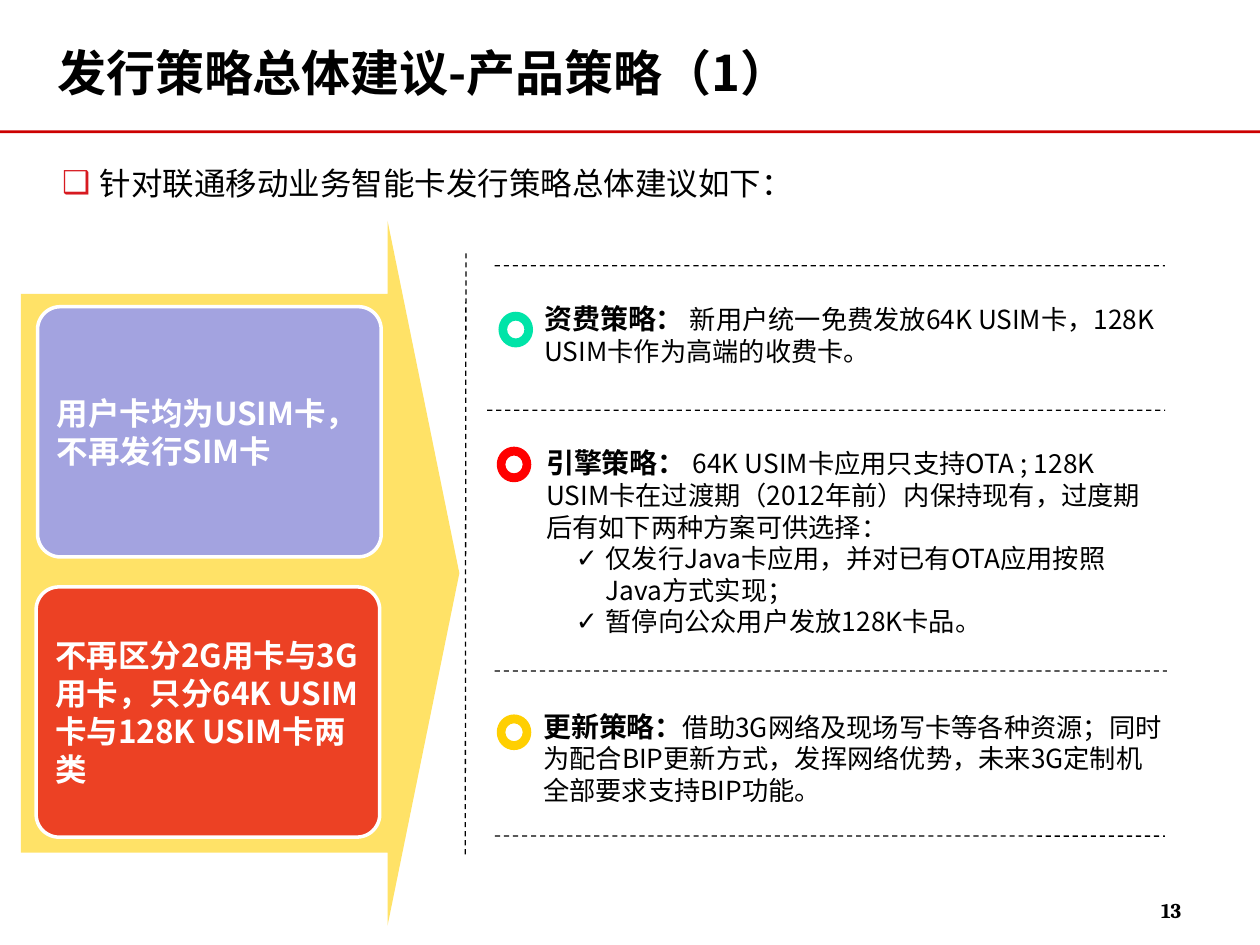
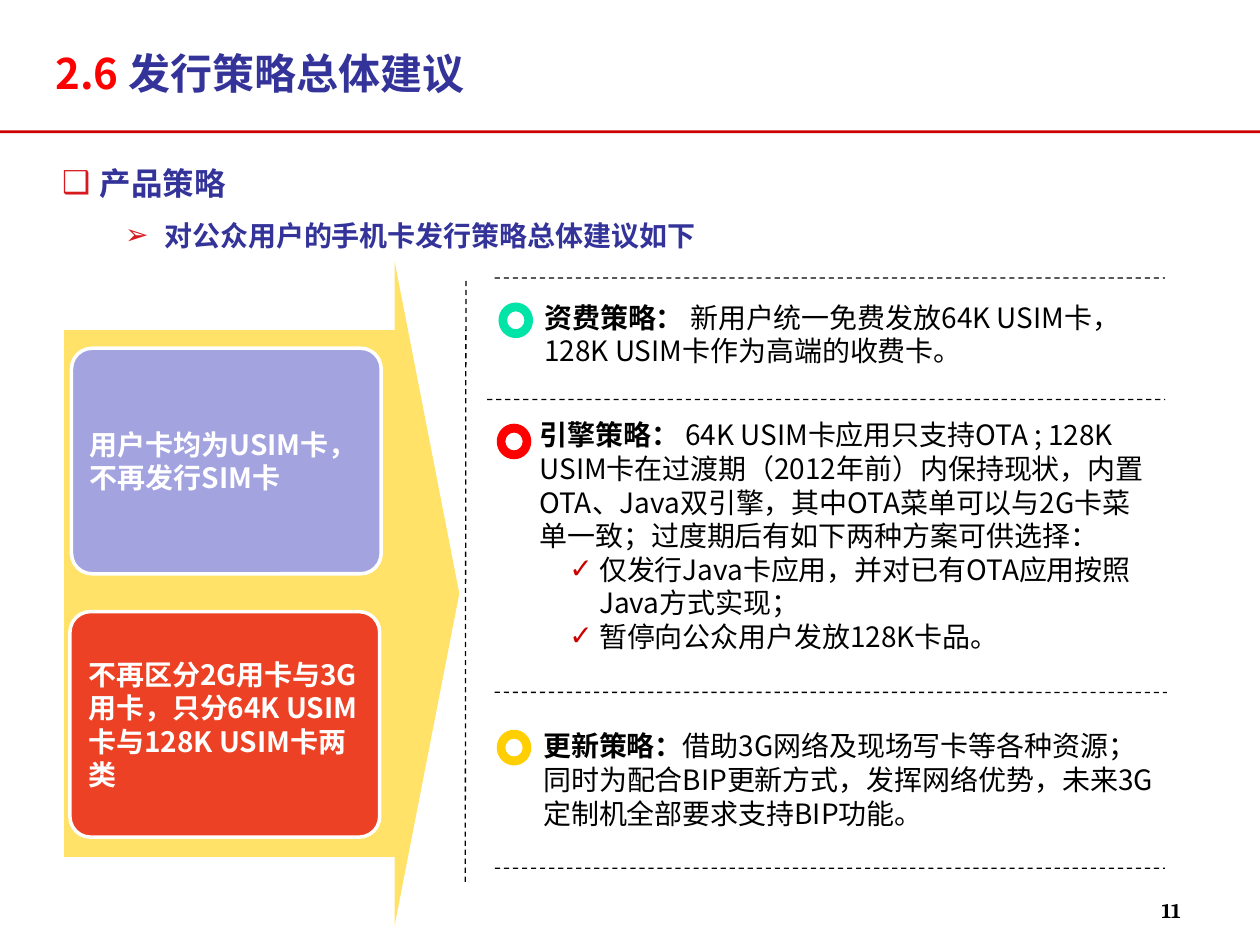
Before and after one commit to momo1101/unicardsrch, a slide deck: slide 11 of 软课题文本/软课题-中国联通电信卡业务及策略研究.ppt (slide 13 before the commit). Drawn at 1260x945 pixels with LibreOffice and Linux fonts; fonts in the diff are those of the drawing; background and template pictures are left out. Boxes give left, top, right and bottom in pixels: in the first picture for what was removed or moved away, otherwise in the second. Text is boxed around its words. In the diff, an @@ line names an element or a change of style, - is before the commit and + after.

```diff
--- a/软课题文本/软课题-中国联通电信卡业务及策略研究.ppt
+++ b/软课题文本/软课题-中国联通电信卡业务及策略研究.ppt
@@ text at <box>55,53,464,93</box>: text changed; size 28 to 24 pt; text colour #000000 to #333399 @@
-发行策略总体建议-产品策略（1）
+2.6 发行策略总体建议
@@ text at <box>100,168,696,249</box>: text changed; size 18 to 16 pt; text colour #000000 to #333399; bold on @@
-❑ 针对联通移动业务智能卡发行策略总体建议如下：
+❑ 产品策略
+  ➢ 对公众用户的手机卡发行策略总体建议如下
@@ right arrow: place and size @@
-right arrow at <box>21,220,460,925</box>
+right arrow at <box>64,262,460,926</box>
@@ line moved from (466, 253) - (465, 857) to (466, 281) - (465, 885) @@
@@ line moved from (495, 266) - (1166, 266) to (495, 278) - (1166, 278) @@
@@ text "资费策略： 新用户统一免费发放64K USIM卡，128K USIM卡作为高端的收费卡。" at <box>544,304,1120,364</box>: size 15 to 16 pt in "新用户统一免费发放64K USIM卡，128K USIM卡作为高端的收费卡。"; font Arial to Noto Sans CJK SC in "资费策略：" @@
@@ freeform shape: place and size @@
-freeform shape at <box>499,311,533,346</box>
+freeform shape at <box>499,302,533,338</box>
@@ rounded rectangle "用户卡均为USIM卡，不再发行SIM卡" at <box>72,348,382,573</box>: size 18 to 16 pt @@
@@ rounded rectangle "用户卡均为USIM卡，不再发行SIM卡": place and size @@
-rounded rectangle "用户卡均为USIM卡，不再发行SIM卡" at <box>38,306,382,557</box>
+rounded rectangle "用户卡均为USIM卡，不再发行SIM卡" at <box>72,348,382,573</box>
@@ line moved from (488, 411) - (1166, 411) to (488, 399) - (1166, 399) @@
@@ text "引擎策略： 64K USIM卡应用只支持OTA ; 128K ...": place and size @@
-text "引擎策略： 64K USIM卡应用只支持OTA ; 128K ..." at <box>546,449,1140,633</box>
+text "引擎策略： 64K USIM卡应用只支持OTA ; 128K ..." at <box>540,421,1144,650</box>
@@ freeform shape: place and size @@
-freeform shape at <box>496,447,530,483</box>
+freeform shape at <box>496,423,530,459</box>
@@ text at <box>540,421,1144,551</box>: text changed; size 15 to 16 pt @@
-  引擎策略： 64K USIM卡应用只支持OTA ; 128K USIM卡在过渡期（2012年前）内保持现有，过度期后有如下两种方案可供选择：
+  引擎策略： 64K USIM卡应用只支持OTA ; 128K USIM卡在过渡期（2012年前）内保持现状，内置OTA、Java双引擎，其中OTA菜单可以与2G卡菜单一致；过度期后有如下两种方案可供选择：
@@ text at <box>599,556,1131,650</box>: size 15 to 16 pt in "仅发行Java卡应用，并对已有OTA应用按照Java方式实现；", "暂停向公众用户发放128K卡品。"; bullet colour #000000 to #CC0000 @@
@@ rounded rectangle "不再区分2G用卡与3G用卡，只分64K USIM卡与128K USIM卡两类": place and size @@
-rounded rectangle "不再区分2G用卡与3G用卡，只分64K USIM卡与128K USIM卡两类" at <box>37,587,381,838</box>
+rounded rectangle "不再区分2G用卡与3G用卡，只分64K USIM卡与128K USIM卡两类" at <box>71,611,381,837</box>
@@ rounded rectangle "不再区分2G用卡与3G用卡，只分64K USIM卡与128K USIM卡两类" at <box>71,611,381,837</box>: size 18 to 16 pt @@
@@ line moved from (495, 670) - (1167, 670) to (495, 692) - (1167, 692) @@
@@ freeform shape: place and size @@
-freeform shape at <box>496,714,530,750</box>
+freeform shape at <box>496,730,530,765</box>
@@ text "更新策略：借助3G网络及现场写卡等各种资源；同时为配合BIP更新方式，发挥网络优势，未来3G定制机全部要求支持BIP功能 ...": place and size @@
-text "更新策略：借助3G网络及现场写卡等各种资源；同时为配合BIP更新方式，发挥网络优势，未来3G定制机全部要求支持BIP功能 ..." at <box>543,713,1162,802</box>
+text "更新策略：借助3G网络及现场写卡等各种资源；同时为配合BIP更新方式，发挥网络优势，未来3G定制机全部要求支持BIP功能 ..." at <box>543,732,1153,827</box>
@@ text "更新策略：借助3G网络及现场写卡等各种资源；同时为配合BIP更新方式，发挥网络优势，未来3G定制机全部要求支持BIP功能 ..." at <box>543,732,1153,827</box>: size 15 to 16 pt @@
@@ line moved from (495, 837) - (1166, 837) to (495, 868) - (1166, 868) @@
@@ page number at <box>1162,904,1181,918</box>: text changed @@
-13
+11
```
Also in this commit, not shown: 21 other slides changed, 3 slides added, 7 slides removed.
